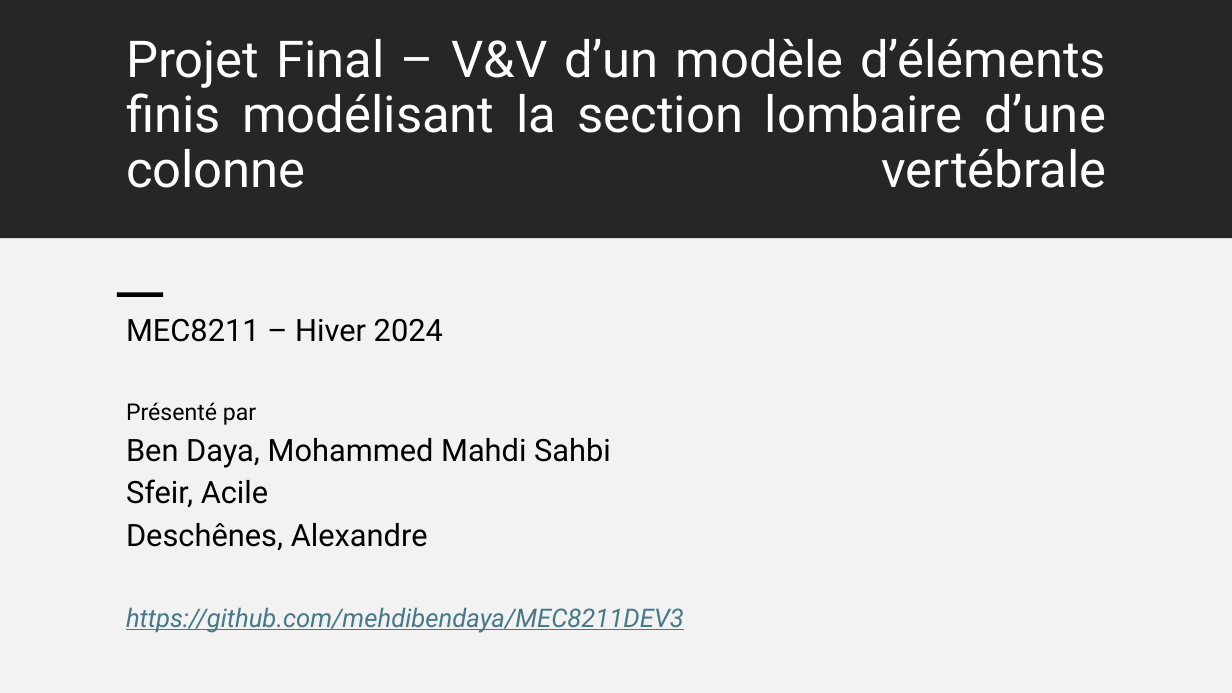
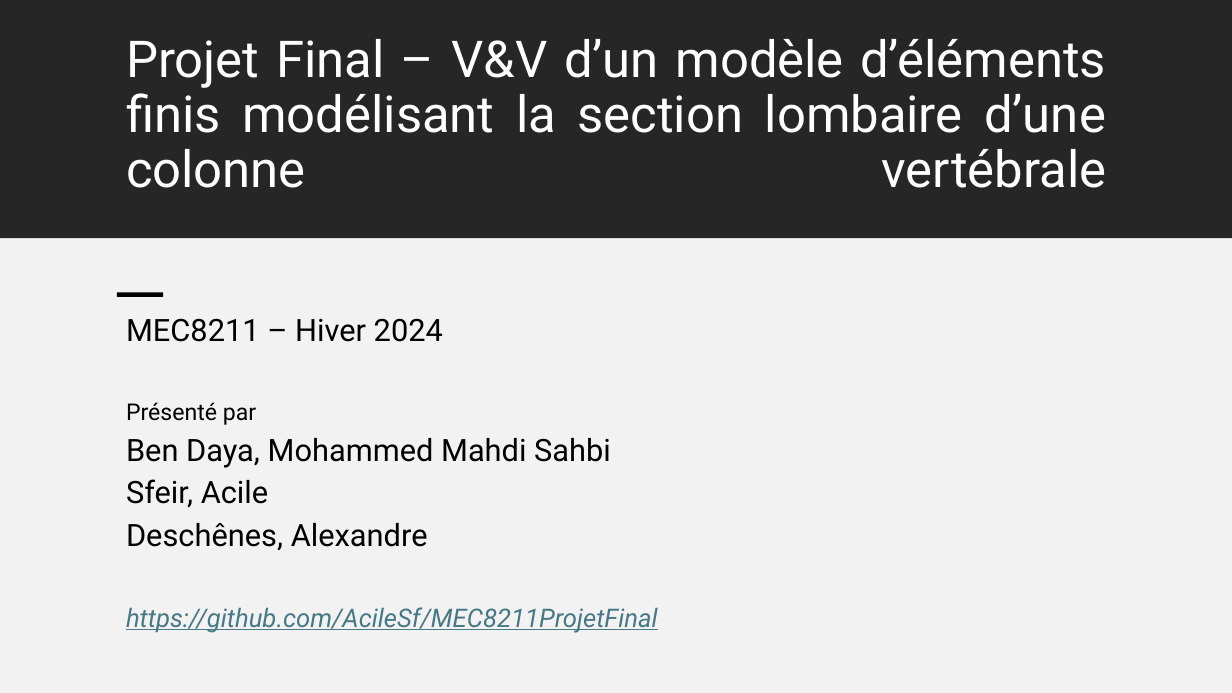
Before and after one commit to AcileSf/MEC8211ProjetFinal, a slide deck: slide 1 of Rapport_Projet_V1.pptx. Drawn at 1232x693 pixels with LibreOffice and Linux fonts; fonts in the diff are those of the drawing. Boxes give left, top, right and bottom in pixels: in the first picture for what was removed or moved away, otherwise in the second. Text is boxed around its words. In the diff, an @@ line names an element or a change of style, - is before the commit and + after.

```diff
--- a/Rapport_Projet_V1.pptx
+++ b/Rapport_Projet_V1.pptx
@@ subtitle at [126, 607, 658, 633]: text changed @@
-https://github.com/mehdibendaya/MEC8211DEV3
+https://github.com/AcileSf/MEC8211ProjetFinal
```
Also in this commit, not shown: 2 other slides changed, 2 other files.
